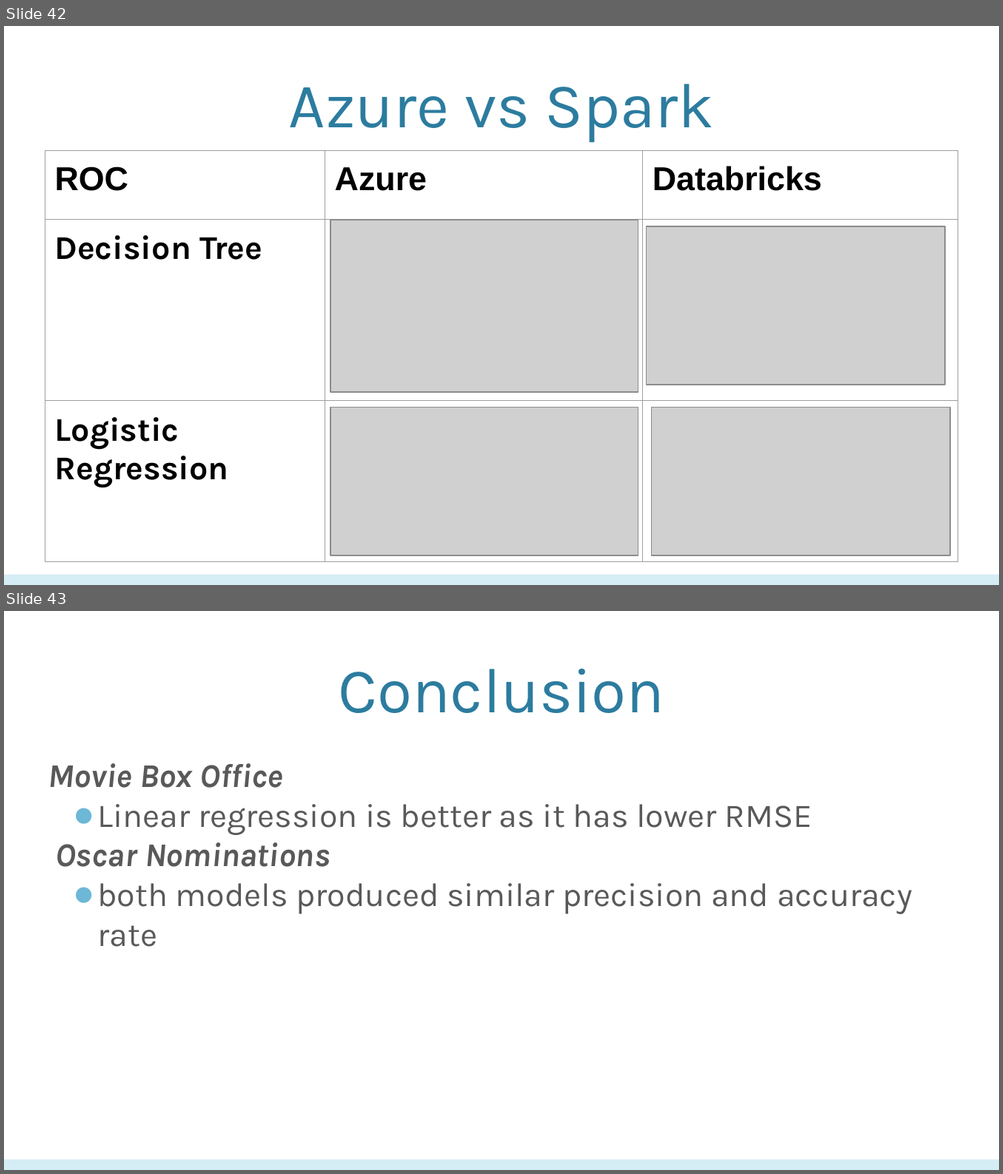
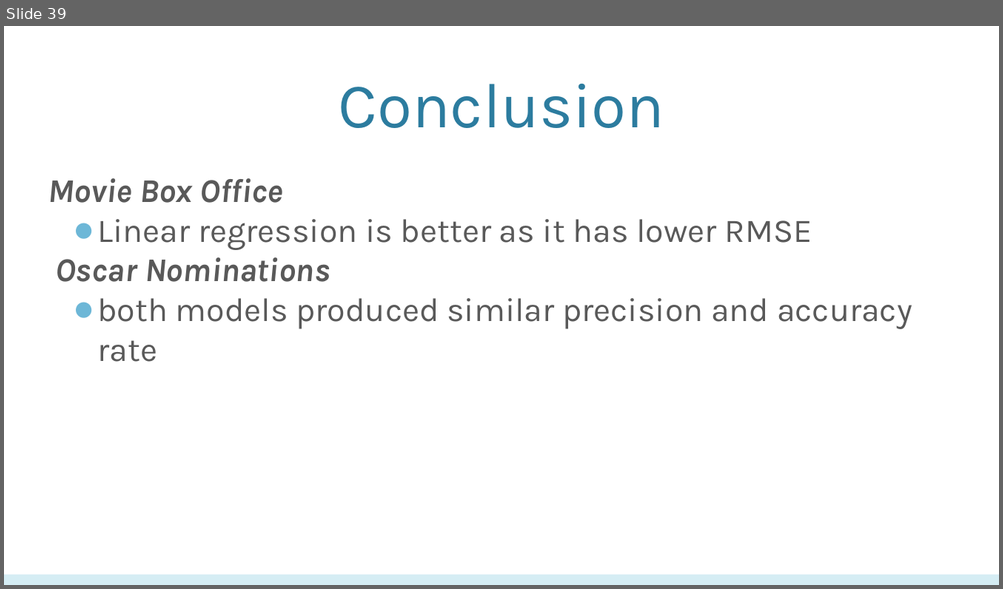
Before and after one commit to biranlicis/Movie-Box-Office-Machine-Learning, a slide deck: PPT CIS5560.pptx. Shown one above the other, each under a label of ours: slides 42 and 43 before the commit, slide 39 after it. The pictures are 1003x1174 and 1003x589 pixels, drawn with LibreOffice and Linux fonts; fonts in the diff are those of the drawing; grey boxes stand for pictures; background and template pictures are left out. Boxes give left, top, right and bottom in pixels: in the first picture for what was removed or moved away, otherwise in the second. Text is boxed around its words. In the diff, an @@ line names an element or a change of style, - is before the commit and + after.

```diff
--- a/PPT CIS5560.pptx
+++ b/PPT CIS5560.pptx
@@ slide 42 removed at <box>4,26,999,585</box>, background picture (left out); not listed: 1 template element that a slide beside it also shows @@
@@ title removed at <box>289,84,714,142</box> @@
-Azure vs Spark
@@ table removed at <box>45,150,957,491</box>, 3 rows, 3 columns @@
-ROC | Azure | Databricks
-Decision Tree |  | 
-Logistic Regression |  | 
@@ picture removed at <box>330,220,637,393</box> @@
@@ picture removed at <box>646,227,944,385</box> @@
@@ picture removed at <box>330,407,637,555</box> @@
@@ picture removed at <box>652,407,950,555</box> @@
@@ what was slide 43 is now slide 39 @@
```
Also in this commit, not shown: 18 slides changed, 3 other slides removed.
